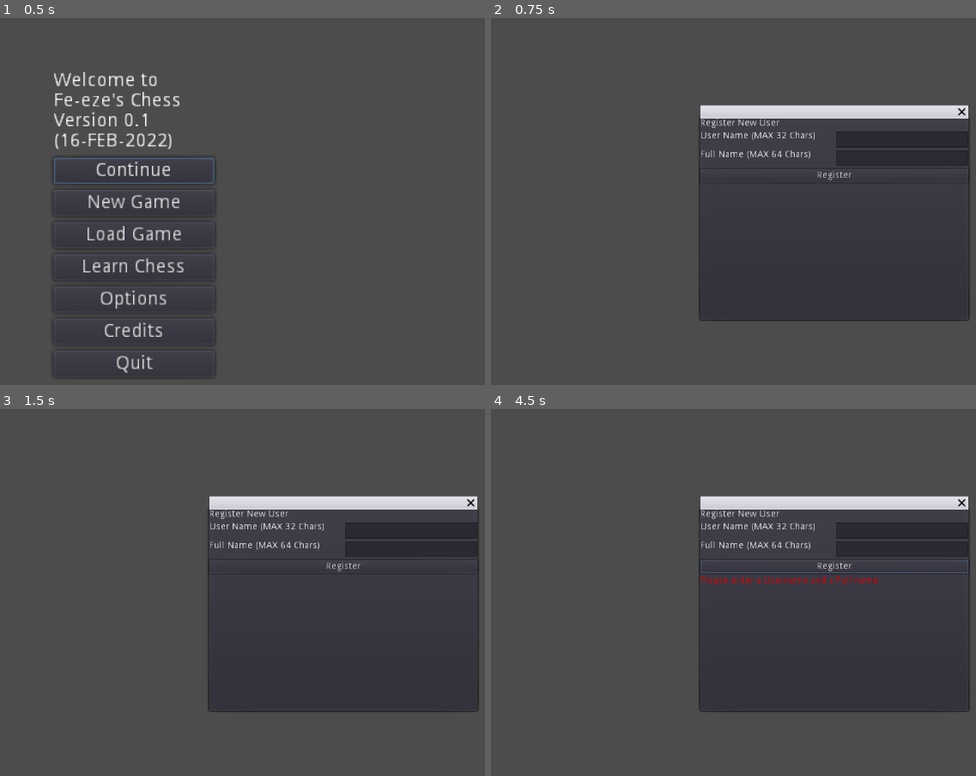
Above: before the commit, frames 1-4 (two rows, left to right).
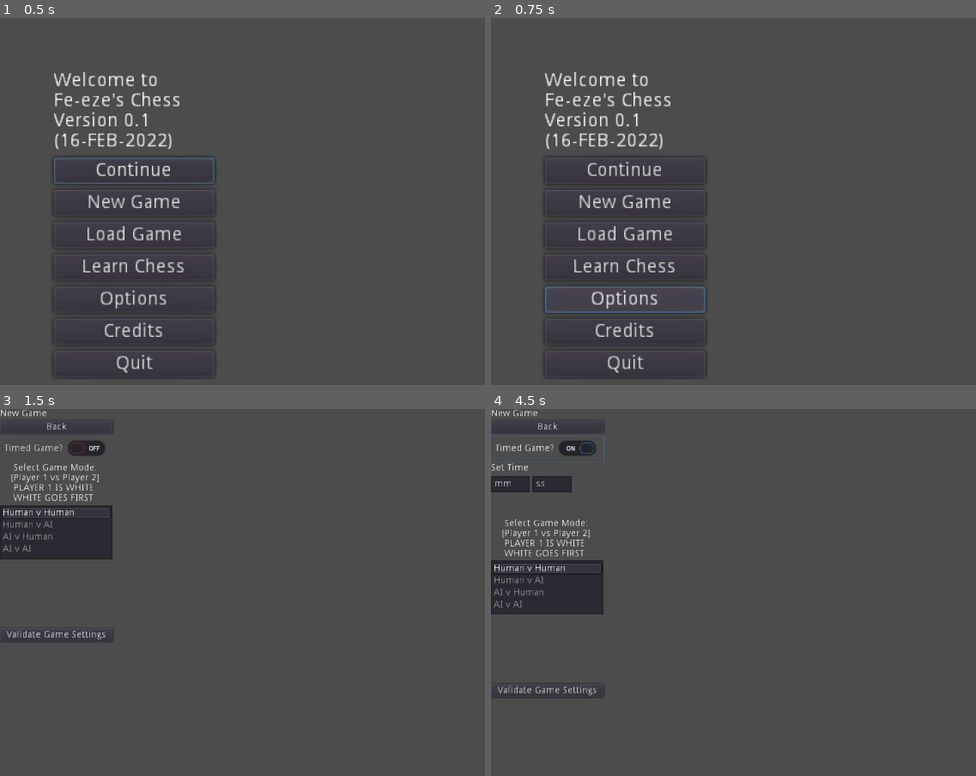
Above: after the commit, the same moments.

Repository: Fe-eze/Chess_Take5_repo
Game: Godot game, scene res://MainMenu.tscn
Same seed, same stepped clock (60 frames per second), same inputs: the game is played once before the commit and once after it. Before the commit the project has no main scene; this scene is started directly in both runs.
Inputs (mouse positions are in pixels of both pictures, inside the frame that each line leads up to):
- Up to frame 1 (0.5 s): no input
- Up to frame 2 (0.75 s): click "Options" at 0.5 s
- Up to frame 3 (1.5 s): click (135, 592) at 1.25 s, where only the run after the commit has a clickable "New Game"
- Up to frame 4 (4.5 s): click (549, 427) at 2 s, where only the run after the commit has a clickable "Back"; click (626, 592) at 2.75 s, where only the run after the commit has a clickable "New Game"; click (835, 566) at 3.5 s, where only the run before the commit has a clickable "Register"; click (549, 449) at 4.25 s, where only the run after the commit has a clickable "Timed Game?"

Frame 1 is identical in both runs. In frame 2, 18% of the frame differs, in the area x 10-99%, y 14-99%; in frame 3, 19%; in frame 4, 20%, in the area x 0-99%, y 0-83%.

Commit message:
Trying to get popup behaviour to work properly

Diff:
--- a/MainMenu.gd
+++ b/MainMenu.gd
@@ -28,7 +28,9 @@
 	pass
 
 func _on_OptionsButton_pressed():
-	get_tree().change_scene("res://RegisterSubMenu.tscn")
+#	get_tree().change_scene("res://RegisterSubMenu.tscn")
+	get_node("res://RegisterSubMenu.tscn/RegisterSubMenu")
+#	load.get_node(".")
 
 func _on_CreditsButton_pressed():
 	pass
--- a/RegisterSubMenu.gd
+++ b/RegisterSubMenu.gd
@@ -1,10 +1,9 @@
 extends WindowDialog
-
-# TODO Make text "Register New User" the dialog window title, then delete the richtext node RegisterLabel
 
 # Called when the node enters the scene tree for the first time.
 func _ready():
-	popup_centered()
+	$".".set_title("Register New User") # Make text "Register New User" the dialog window title
+	popup_centered() # Make the window alive and center it
 
 # validate username text length
 func _on_UsernameTextbox_ready():
--- a/RegisterSubMenu.tscn
+++ b/RegisterSubMenu.tscn
@@ -3,7 +3,6 @@
 [ext_resource path="res://RegisterSubMenu.gd" type="Script" id=1]
 
 [node name="RegisterSubMenu" type="WindowDialog"]
-visible = true
 margin_right = 48.0
 margin_bottom = 40.0
 rect_min_size = Vector2( 400, 300 )
@@ -25,17 +24,9 @@
 "_edit_use_anchors_": false
 }
 
-[node name="RegisterLabel" type="RichTextLabel" parent="FormContainer"]
+[node name="RegistrationFormContainer" type="GridContainer" parent="FormContainer"]
 margin_right = 400.0
-margin_bottom = 15.0
-size_flags_horizontal = 3
-text = "Register New User"
-fit_content_height = true
-
-[node name="RegistrationFormContainer" type="GridContainer" parent="FormContainer"]
-margin_top = 19.0
-margin_right = 400.0
-margin_bottom = 71.0
+margin_bottom = 52.0
 size_flags_horizontal = 3
 size_flags_vertical = 3
 columns = 2
@@ -71,15 +62,15 @@
 size_flags_horizontal = 3
 
 [node name="RegisterButton" type="Button" parent="FormContainer"]
-margin_top = 75.0
+margin_top = 56.0
 margin_right = 400.0
-margin_bottom = 95.0
+margin_bottom = 76.0
 text = "Register"
 
 [node name="RegisterConfirmContainer" type="VBoxContainer" parent="FormContainer"]
-margin_top = 99.0
+margin_top = 80.0
 margin_right = 400.0
-margin_bottom = 99.0
+margin_bottom = 80.0
 
 [node name="RegistrationOutputStatus" type="RichTextLabel" parent="FormContainer/RegisterConfirmContainer"]
 visible = false
--- a/project.godot
+++ b/project.godot
@@ -11,6 +11,7 @@
 [application]
 
 config/name="Chess_Take5"
+run/main_scene="res://MainMenu.tscn"
 config/icon="res://icon.png"
 
 [display]
